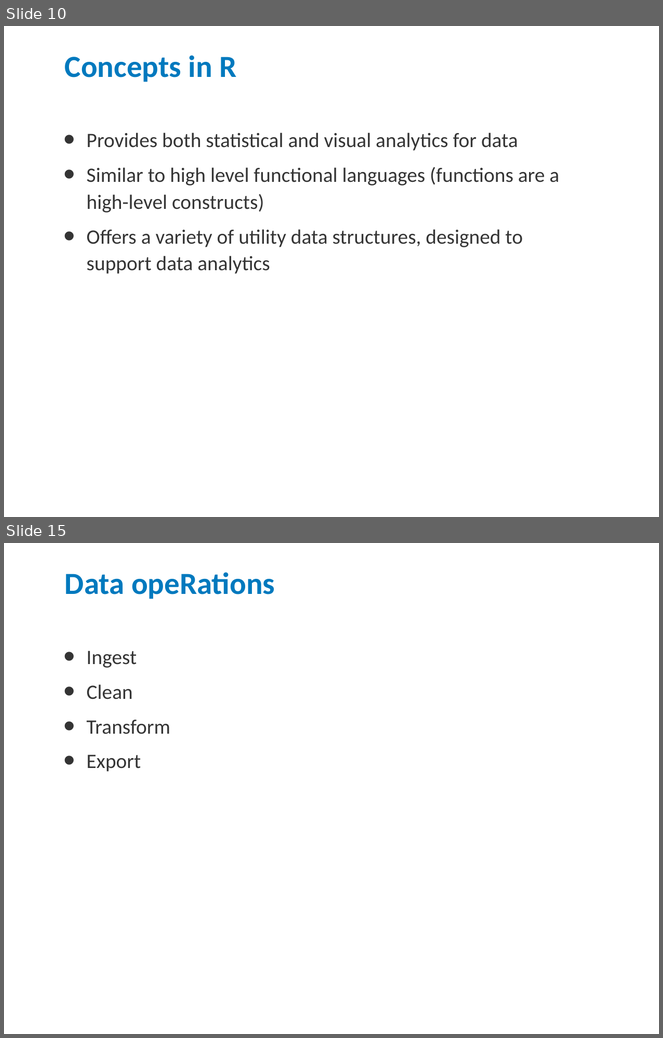
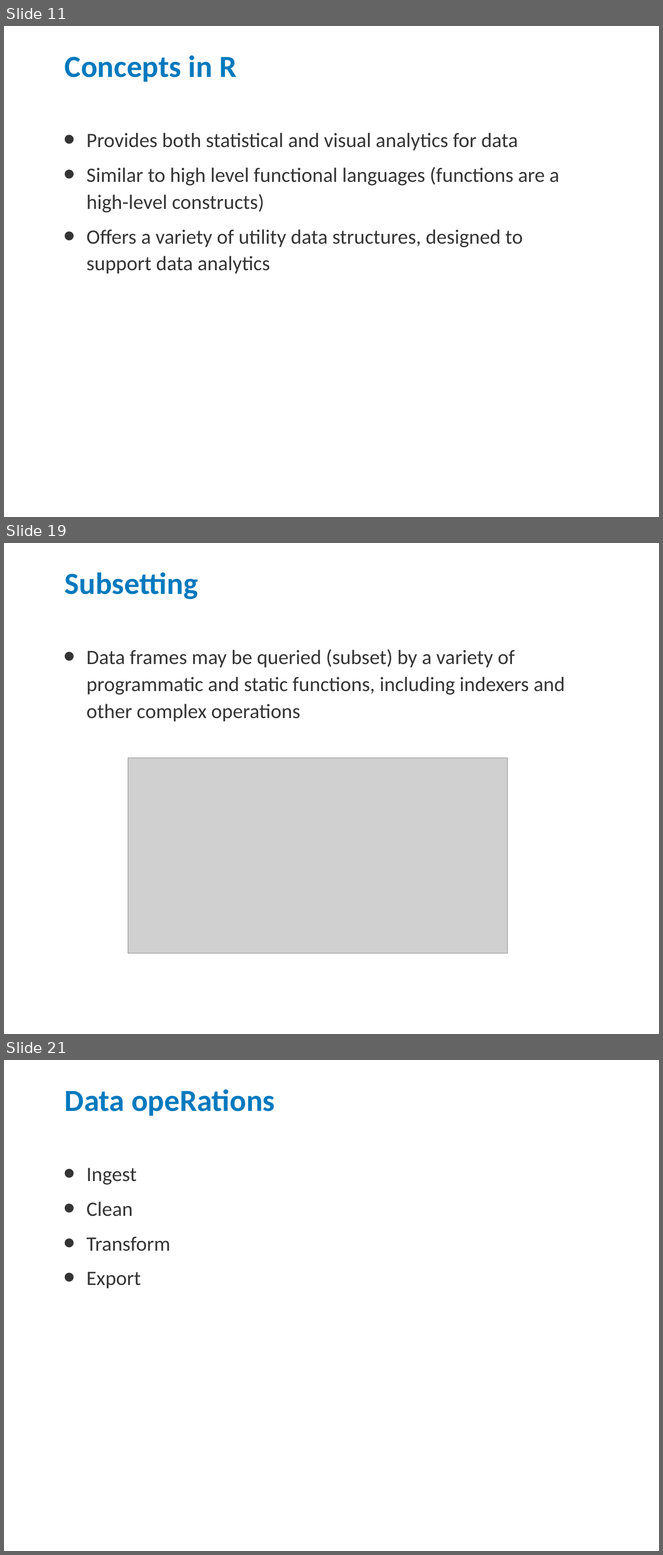
Before and after one commit to jdages/rDemo, a slide deck: R Demo.pptx. Shown one above the other, each under a label of ours: slides 10 and 15 before the commit, slides 11, 19 and 21 after it; the slides between them are not shown. The pictures are 663x1038 and 663x1555 pixels, drawn with LibreOffice and Linux fonts; fonts in the diff are those of the drawing; grey boxes stand for pictures; background and template pictures are left out. Boxes give left, top, right and bottom in pixels: in the first picture for what was removed or moved away, otherwise in the second. Text is boxed around its words. In the diff, an @@ line names an element or a change of style, - is before the commit and + after.

```diff
--- a/R Demo.pptx
+++ b/R Demo.pptx
@@ slide 19 added at box(4, 543, 659, 1034), background #FFFFFF @@
@@ title added at box(65, 572, 198, 599), 48 pt, text #0079BE, bold @@
+Subsetting
@@ text added at box(87, 649, 565, 722), 32 pt, text #343434 @@
+• Data frames may be queried (subset) by a variety of programmatic and static functions, including indexers and other complex operations
@@ picture added at box(128, 758, 507, 954) @@
@@ what was slide 10 is now slide 11 @@
@@ what was slide 15 is now slide 21 @@
```
Also in this commit, not shown: 6 slides changed, 8 other slides added, 3 slides removed, 1 other file.
